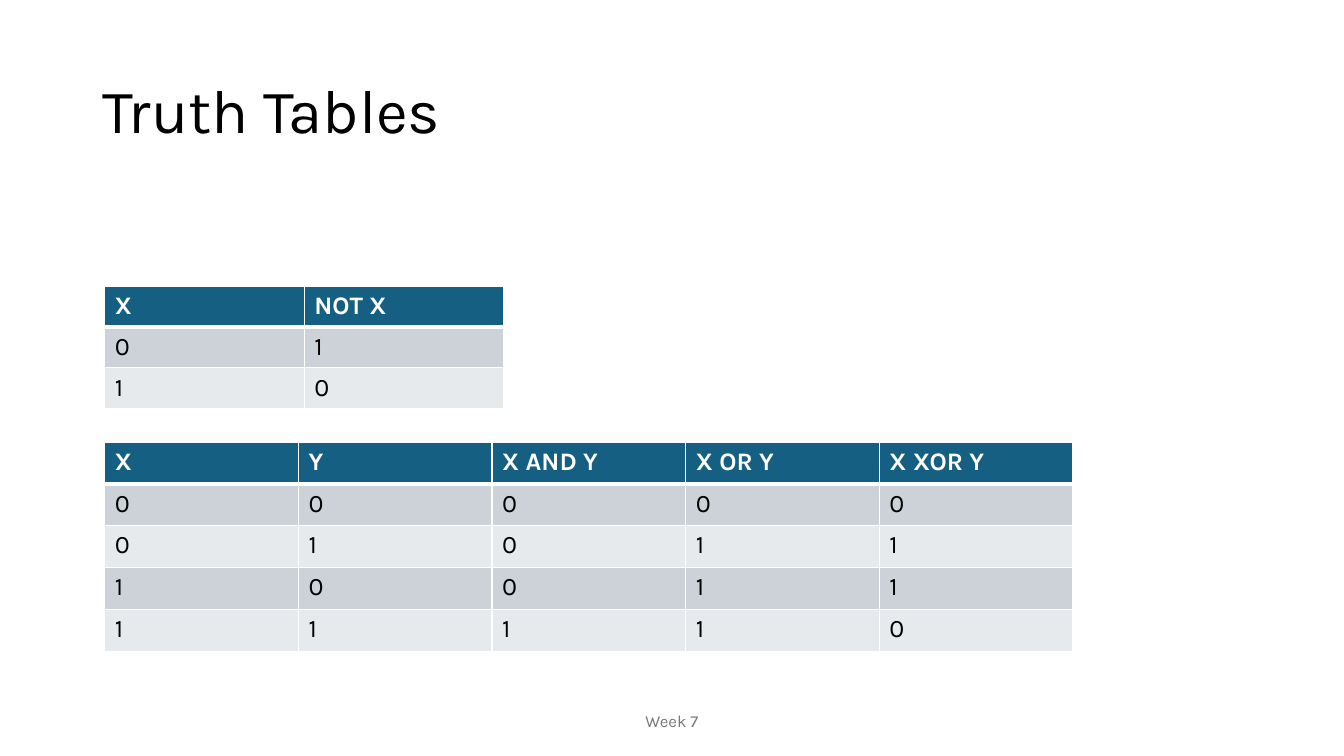
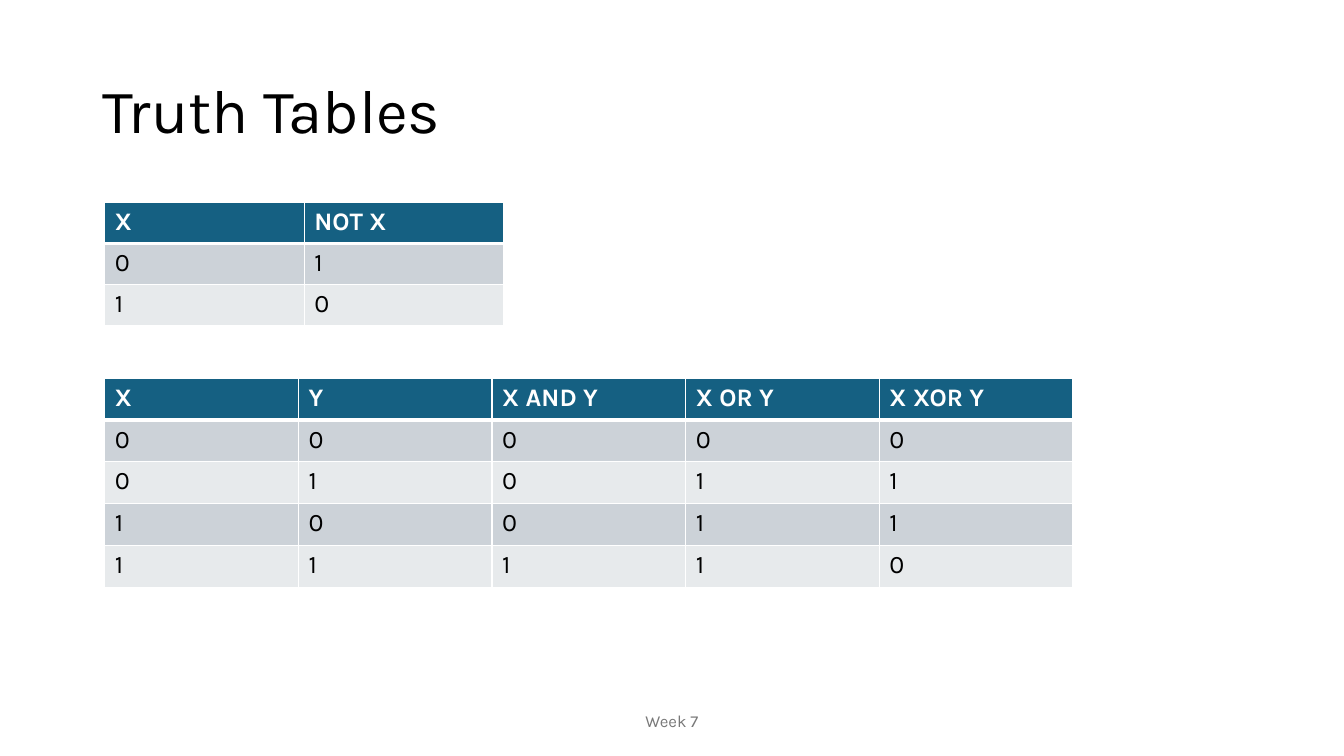
Before and after one commit to MoklaEducation/ems_winter_2025_acsl101, a slide deck: slide 48 of all/ExploringCSConceptsViaACSLCompetitions_all.pptx. Drawn at 1344x756 pixels with LibreOffice and Linux fonts; fonts in the diff are those of the drawing. Boxes give left, top, right and bottom in pixels: in the first picture for what was removed or moved away, otherwise in the second. Text is boxed around its words. In the diff, an @@ line names an element or a change of style, - is before the commit and + after.

```diff
--- a/all/ExploringCSConceptsViaACSLCompetitions_all.pptx
+++ b/all/ExploringCSConceptsViaACSLCompetitions_all.pptx
@@ table: place and size @@
-table at bbox=[105, 286, 504, 409]
+table at bbox=[105, 203, 504, 326]
@@ table: place and size @@
-table at bbox=[105, 442, 1073, 651]
+table at bbox=[105, 378, 1073, 588]
```
Also in this commit, not shown: 1 other slide changed, 5 slides added, 1 other file.
